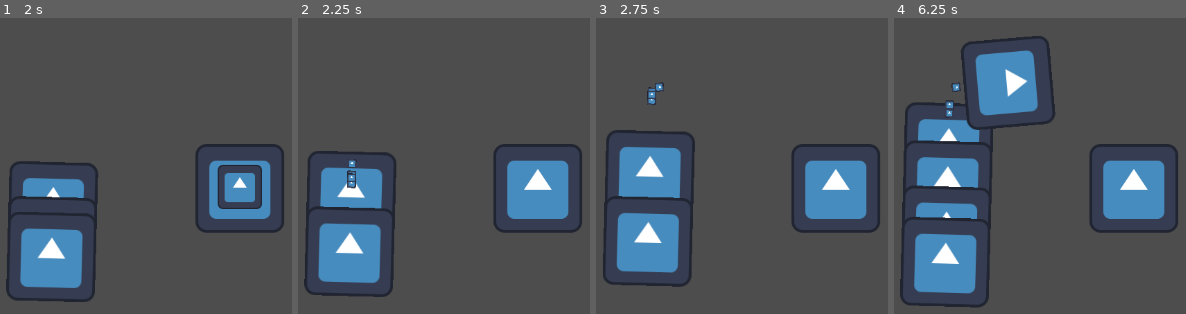
Above: before the commit, frames 1-4 (left to right).
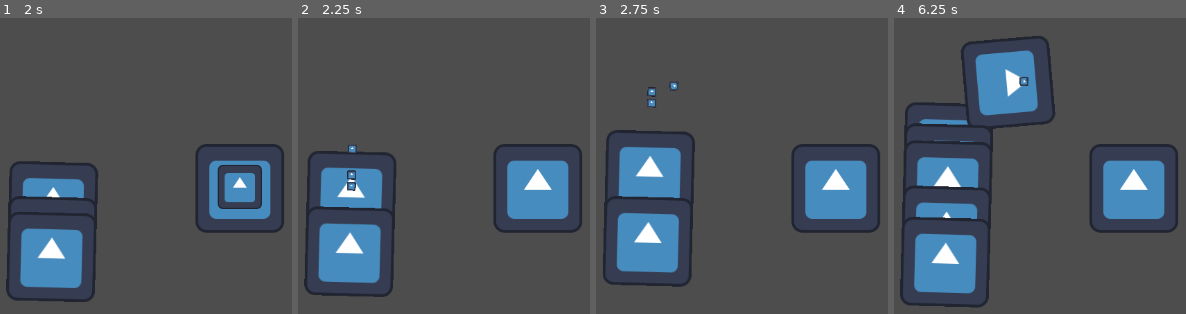
Above: after the commit, the same moments.

Repository: mosimosi2008/the-tower-offense-game
Game: Godot game, scene res://Miscellaneous/Tests/test_scene.tscn
Same seed, same stepped clock (60 frames per second), same inputs: the game is played once before the commit and once after it. Before the commit the project starts from res://test_scene.tscn. The engine's default icon, where the game draws it, is replaced by a stand-in: a white triangle on a blue panel in a dark square.
Inputs:
- Up to frame 1 (2 s): tap Enter (ui_accept) at 0.5, 0.77, 1.52 s; hold Up (ui_up) from 0.53 s (still down)
- Up to frame 2 (2.25 s): release Up (ui_up) at 2.03 s; hold Left (ui_left) from 2.03 s (still down)
- Up to frame 3 (2.75 s): keep holding Left (ui_left)
- Up to frame 4 (6.25 s): tap Enter (ui_accept) at 3.02, 3.77, 4.52, 6.02 s; release Left (ui_left) at 3.53 s; hold Down (ui_down) 3.53-4.28 s; hold Up (ui_up) from 4.28 s (still down)

Frame 1 is identical in both runs. In frame 2, 0.2% of the frame differs, in the area x 16-21%, y 42-59%; in frame 3, 0.2%; in frame 4, 1.5%, in the area x 4-47%, y 19-42%.

Commit message:
Add files via upload

Diff:
--- /dev/null
+++ b/a-tower-offence-game-/Archer_Projectile.gd
@@ -0,0 +1 @@
+extends Projectile
--- /dev/null
+++ b/a-tower-offence-game-/Archer_Projectile.tscn
@@ -0,0 +1,25 @@
+[gd_scene load_steps=4 format=3 uid="uid://wugtna3vbobg"]
+
+[ext_resource type="Script" path="res://Archer_Projectile.gd" id="1_62h6a"]
+[ext_resource type="Texture2D" uid="uid://ctx3qnccupo4l" path="res://icon.svg" id="2_m3mie"]
+
+[sub_resource type="CapsuleShape2D" id="CapsuleShape2D_681l0"]
+radius = 42.0
+height = 86.0
+
+[node name="Archer_Projectile" type="Node2D"]
+script = ExtResource("1_62h6a")
+damage = 50
+airspeed = 0.4
+max_pierce = 3
+max_lifetime = 500.0
+metadata/_edit_group_ = true
+
+[node name="HitBox" type="Area2D" parent="."]
+
+[node name="CollisionShape2D" type="CollisionShape2D" parent="HitBox"]
+shape = SubResource("CapsuleShape2D_681l0")
+
+[node name="Sprite2D" type="Sprite2D" parent="."]
+scale = Vector2(0.25, 0.25)
+texture = ExtResource("2_m3mie")
--- /dev/null
+++ b/a-tower-offence-game-/Bots/BoomBot/boom_bot.gd
@@ -0,0 +1,21 @@
+extends Bot
+
+
+
+var stun_time: float = 1
+var areas
+func on_death():
+	self.set_process(false)
+	shockwave()
+	await get_tree().create_timer(0.2).timeout
+	super.on_death()
+
+func shockwave():
+	$Sprite2D.visible = false
+	$Hitbox.visible = true
+	areas = $Hitbox.get_overlapping_areas()
+	for area in areas:
+		if area.get_parent() is Tower:
+			#Maybe check for walls?
+
+			find_parent("Main").stun(stun_time, area.get_parent())
--- /dev/null
+++ b/a-tower-offence-game-/Bots/BoomBot/boom_bot.tscn
@@ -0,0 +1,34 @@
+[gd_scene load_steps=5 format=3 uid="uid://v4pgqv47la"]
+
+[ext_resource type="Script" path="res://Bots/BoomBot/boom_bot.gd" id="1_8fmoe"]
+[ext_resource type="Texture2D" uid="uid://ctx3qnccupo4l" path="res://icon.svg" id="2_3gtvb"]
+
+[sub_resource type="CircleShape2D" id="CircleShape2D_jcxs2"]
+radius = 59.439
+
+[sub_resource type="RectangleShape2D" id="RectangleShape2D_nxsr7"]
+
+[node name="BoomBot" type="PathFollow2D" groups=["Bot"]]
+loop = false
+script = ExtResource("1_8fmoe")
+max_health = 20
+move_speed = 2.0
+cog_cost = 50
+
+[node name="Sprite2D" type="Sprite2D" parent="." groups=["Bot"]]
+rotation = 1.5708
+texture = ExtResource("2_3gtvb")
+
+[node name="Hitbox" type="Area2D" parent="."]
+visible = false
+collision_layer = 0
+collision_mask = 4
+
+[node name="CollisionShape2D" type="CollisionShape2D" parent="Hitbox"]
+shape = SubResource("CircleShape2D_jcxs2")
+
+[node name="Hurtbox" type="Area2D" parent="."]
+collision_mask = 2
+
+[node name="CollisionShape2D" type="CollisionShape2D" parent="Hurtbox"]
+shape = SubResource("RectangleShape2D_nxsr7")
--- /dev/null
+++ b/a-tower-offence-game-/Bots/ChildBot/child_bot.tscn
@@ -0,0 +1,23 @@
+[gd_scene load_steps=4 format=3 uid="uid://b1ce7dj2gvc4g"]
+
+[ext_resource type="Script" path="res://Bots/Class Template/Bot.gd" id="1_6oi6p"]
+[ext_resource type="Texture2D" uid="uid://ctx3qnccupo4l" path="res://icon.svg" id="2_dxbmo"]
+
+[sub_resource type="RectangleShape2D" id="RectangleShape2D_p312r"]
+
+[node name="ChildBot" type="PathFollow2D"]
+script = ExtResource("1_6oi6p")
+max_health = 10
+move_speed = 4.0
+cog_cost = 10
+
+[node name="Sprite2D" type="Sprite2D" parent="." groups=["Bot"]]
+rotation = 1.5708
+scale = Vector2(0.1, 0.1)
+texture = ExtResource("2_dxbmo")
+
+[node name="Hurtbox" type="Area2D" parent="."]
+collision_mask = 2
+
+[node name="CollisionShape2D" type="CollisionShape2D" parent="Hurtbox"]
+shape = SubResource("RectangleShape2D_p312r")
--- /dev/null
+++ b/a-tower-offence-game-/Bots/Class Template/Bot.gd
@@ -0,0 +1,64 @@
+extends PathFollow2D
+class_name Bot
+
+
+signal bot_death
+signal bot_finish
+signal bot_hit
+
+@export var max_health: int
+@export var move_speed: float
+@export var cog_cost: int
+@export var cog_return: float
+
+
+var health: int
+var hit_log: Array = []
+var proj
+const BASE_SPEED: float = 1
+
+func _ready() -> void:
+	self.loop = false
+	health = max_health
+	find_child("Hurtbox").area_entered.connect(get_hit)
+
+
+
+# Called every frame. 'delta' is the elapsed time since the previous frame.
+func _process(delta: float) -> void:
+	progress += BASE_SPEED*move_speed
+	if progress_ratio >= 1:
+		finish()
+	behaviour(delta)
+
+func behaviour(delta):
+	pass
+
+
+func take_damage(damage):
+	health-= damage
+	if health <= 0:
+		health = 0
+		on_death()
+
+
+
+func finish():
+	bot_finish.emit(cog_cost*cog_return)
+	self.queue_free()
+
+func get_hit(area):
+	proj = area.get_parent()
+	if proj not in hit_log:
+		hit_log.append(proj)
+		take_damage(proj.damage)
+
+func on_death() -> void:
+	bot_death.emit()
+	self.queue_free()
+
+func heal(healing):
+	if health != 0:
+		health += healing
+		if health >= max_health:
+			health = max_health
--- /dev/null
+++ b/a-tower-offence-game-/Bots/HealBot/heal_bot.gd
@@ -0,0 +1,12 @@
+extends Bot
+
+var bot_hitboxes: Array[Area2D]
+var timer = 0
+func behaviour(delta):
+	timer += delta
+	if timer >= 1:
+		bot_hitboxes = $HealBox.get_overlapping_areas()
+		for bot in bot_hitboxes:
+			if bot!= $Hurtbox:
+				bot.get_parent().heal(1)
+		timer = 0
--- /dev/null
+++ b/a-tower-offence-game-/Bots/HealBot/heal_bot.tscn
@@ -0,0 +1,32 @@
+[gd_scene load_steps=5 format=3 uid="uid://c767vqha1r5x8"]
+
+[ext_resource type="Script" path="res://Bots/HealBot/heal_bot.gd" id="1_4cysi"]
+[ext_resource type="Texture2D" uid="uid://ctx3qnccupo4l" path="res://icon.svg" id="2_8d0nb"]
+
+[sub_resource type="CircleShape2D" id="CircleShape2D_ry1kx"]
+radius = 93.086
+
+[sub_resource type="RectangleShape2D" id="RectangleShape2D_kudby"]
+
+[node name="HealBot" type="PathFollow2D" groups=["Bot"]]
+loop = false
+script = ExtResource("1_4cysi")
+max_health = 10
+move_speed = 1.0
+cog_cost = 50
+
+[node name="Sprite2D" type="Sprite2D" parent="."]
+rotation = 1.5708
+texture = ExtResource("2_8d0nb")
+
+[node name="HealBox" type="Area2D" parent="."]
+collision_layer = 0
+
+[node name="CollisionShape2D" type="CollisionShape2D" parent="HealBox"]
+shape = SubResource("CircleShape2D_ry1kx")
+
+[node name="Hurtbox" type="Area2D" parent="." groups=["Bot"]]
+collision_mask = 2
+
+[node name="CollisionShape2D" type="CollisionShape2D" parent="Hurtbox"]
+shape = SubResource("RectangleShape2D_kudby")
--- /dev/null
+++ b/a-tower-offence-game-/Bots/MomBot/mom_bot.gd
@@ -0,0 +1,12 @@
+extends Bot
+
+signal mom_bot_death
+var child = preload("uid://b1ce7dj2gvc4g")
+var children: Array[Bot] = []
+func on_death():
+	for i in range(4):
+		children.append(child.instantiate())
+		children[i].progress = self.progress + randf_range(0,100)
+		get_parent().add_child(children[i])
+	mom_bot_death.emit(children)
+	super.on_death()
--- /dev/null
+++ b/a-tower-offence-game-/Bots/MomBot/mom_bot.tscn
@@ -0,0 +1,24 @@
+[gd_scene load_steps=4 format=3 uid="uid://emtn7fi6irv6"]
+
+[ext_resource type="Script" path="res://Bots/MomBot/mom_bot.gd" id="1_s6lu1"]
+[ext_resource type="Texture2D" uid="uid://ctx3qnccupo4l" path="res://icon.svg" id="2_ovf7x"]
+
+[sub_resource type="RectangleShape2D" id="RectangleShape2D_caqmt"]
+size = Vector2(91, 92)
+
+[node name="MomBot" type="PathFollow2D"]
+script = ExtResource("1_s6lu1")
+max_health = 50
+move_speed = 0.5
+cog_cost = 100
+
+[node name="Sprite2D" type="Sprite2D" parent="."]
+rotation = 1.5708
+texture = ExtResource("2_ovf7x")
+
+[node name="Hurtbox" type="Area2D" parent="." groups=["Bot"]]
+collision_mask = 2
+
+[node name="CollisionShape2D" type="CollisionShape2D" parent="Hurtbox"]
+position = Vector2(-0.5, 1)
+shape = SubResource("RectangleShape2D_caqmt")
--- /dev/null
+++ b/a-tower-offence-game-/Bots/PopBot/pop_bot.tscn
@@ -0,0 +1,24 @@
+[gd_scene load_steps=4 format=3 uid="uid://bovma4wp2rk2r"]
+
+[ext_resource type="Script" path="res://Bots/Class Template/Bot.gd" id="1_5bu8c"]
+[ext_resource type="Texture2D" uid="uid://ctx3qnccupo4l" path="res://icon.svg" id="2_mkyah"]
+
+[sub_resource type="RectangleShape2D" id="RectangleShape2D_rxnej"]
+size = Vector2(115, 115)
+
+[node name="PopBot" type="PathFollow2D" groups=["Bot", "Pop_Bot"]]
+script = ExtResource("1_5bu8c")
+max_health = 999
+move_speed = 1.0
+cog_cost = 40
+
+[node name="Sprite2D" type="Sprite2D" parent="."]
+rotation = 1.5708
+texture = ExtResource("2_mkyah")
+
+[node name="Hurtbox" type="Area2D" parent="."]
+collision_mask = 2
+
+[node name="CollisionShape2D" type="CollisionShape2D" parent="Hurtbox"]
+position = Vector2(-0.5, -0.5)
+shape = SubResource("RectangleShape2D_rxnej")
--- a/a-tower-offence-game-/Main.gd
+++ b/a-tower-offence-game-/Main.gd
@@ -39,7 +39,7 @@
 	pass
 
 func test_projectile():
-	var proj = preload("res://test_projectile.tscn").instantiate()
+	var proj = preload("res://Miscellaneous/Tests/test_projectile.tscn").instantiate()
 	proj.position = Vector2(10, 300)
 	proj.direction = Vector2(1, 0)
 	add_child(proj)
--- /dev/null
+++ b/a-tower-offence-game-/Miscellaneous/Tests/test_bot.tscn
@@ -0,0 +1,23 @@
+[gd_scene load_steps=4 format=3 uid="uid://cdv3bxyerik2f"]
+
+[ext_resource type="Script" path="res://Bots/Class Template/Bot.gd" id="1_5qcvw"]
+[ext_resource type="Texture2D" uid="uid://ctx3qnccupo4l" path="res://icon.svg" id="2_mptcw"]
+
+[sub_resource type="RectangleShape2D" id="RectangleShape2D_f8jl4"]
+
+[node name="TestBot" type="PathFollow2D" groups=["Bot"]]
+script = ExtResource("1_5qcvw")
+max_health = 20
+move_speed = 1.0
+cog_cost = 10
+
+[node name="Sprite2D" type="Sprite2D" parent="."]
+rotation = 1.5708
+scale = Vector2(0.25, 0.25)
+texture = ExtResource("2_mptcw")
+
+[node name="Hurtbox" type="Area2D" parent="." groups=["Bot"]]
+collision_mask = 2
+
+[node name="CollisionShape2D" type="CollisionShape2D" parent="Hurtbox"]
+shape = SubResource("RectangleShape2D_f8jl4")
--- /dev/null
+++ b/a-tower-offence-game-/Miscellaneous/Tests/test_projectile.tscn
@@ -0,0 +1,26 @@
+[gd_scene load_steps=4 format=3 uid="uid://bp1d62qnrtb3w"]
+
+[ext_resource type="Script" path="res://Projectiles/Class Template/Projectile.gd" id="1_ewgdd"]
+[ext_resource type="Texture2D" uid="uid://ctx3qnccupo4l" path="res://icon.svg" id="2_qrw6v"]
+
+[sub_resource type="CapsuleShape2D" id="CapsuleShape2D_hs6mh"]
+radius = 33.0
+height = 90.0
+
+[node name="TestProj" type="Node2D"]
+script = ExtResource("1_ewgdd")
+damage = 30
+airspeed = 0.5
+max_pierce = 5
+max_lifetime = 10.0
+
+[node name="Hitbox" type="Area2D" parent="."]
+collision_layer = 2
+
+[node name="CollisionShape2D" type="CollisionShape2D" parent="Hitbox"]
+shape = SubResource("CapsuleShape2D_hs6mh")
+
+[node name="Sprite2D" type="Sprite2D" parent="."]
+position = Vector2(0, -2)
+scale = Vector2(0.5, 0.5)
+texture = ExtResource("2_qrw6v")
--- /dev/null
+++ b/a-tower-offence-game-/Miscellaneous/Tests/test_scene.tscn
@@ -0,0 +1,19 @@
+[gd_scene load_steps=4 format=3 uid="uid://dfl46n6sxsxqi"]
+
+[ext_resource type="Script" path="res://Main.gd" id="1_f1mfh"]
+[ext_resource type="PackedScene" uid="uid://bcj7lbenpy2t7" path="res://Miscellaneous/Tests/test_tower.tscn" id="2_nutyx"]
+
+[sub_resource type="Curve2D" id="Curve2D_8tvs1"]
+_data = {
+"points": PackedVector2Array(0, 0, 0, 0, 218, 444, 0, 0, 0, 0, 225, 186, 0, 0, 0, 0, 489, 163, 0, 0, 0, 0, 489, 586, 0, 0, 0, 0, 486, 586, 0, 0, 0, 0, 823, 158, 0, 0, 0, 0, 834, 650)
+}
+point_count = 7
+
+[node name="Main" type="Node2D"]
+script = ExtResource("1_f1mfh")
+
+[node name="Path2D" type="Path2D" parent="."]
+curve = SubResource("Curve2D_8tvs1")
+
+[node name="TestTower" parent="." instance=ExtResource("2_nutyx")]
+position = Vector2(490, 331)
--- /dev/null
+++ b/a-tower-offence-game-/Miscellaneous/Tests/test_tower.tscn
@@ -0,0 +1,41 @@
+[gd_scene load_steps=6 format=3 uid="uid://bcj7lbenpy2t7"]
+
+[ext_resource type="Script" path="res://Tower/Class Template/Tower.gd" id="1_54pj5"]
+[ext_resource type="PackedScene" uid="uid://bp1d62qnrtb3w" path="res://Miscellaneous/Tests/test_projectile.tscn" id="2_bc881"]
+[ext_resource type="Texture2D" uid="uid://ctx3qnccupo4l" path="res://icon.svg" id="2_rsar1"]
+
+[sub_resource type="CircleShape2D" id="CircleShape2D_h4qkl"]
+radius = 299.328
+
+[sub_resource type="RectangleShape2D" id="RectangleShape2D_fw3py"]
+size = Vector2(92, 89)
+
+[node name="TestTower" type="Node2D" node_paths=PackedStringArray("detection_area", "ray_cast")]
+script = ExtResource("1_54pj5")
+detection_area = NodePath("Detection")
+ray_cast = NodePath("RayCast2D")
+projectile = ExtResource("2_bc881")
+max_cooldown = 1.0
+
+[node name="Detection" type="Area2D" parent="."]
+collision_layer = 0
+
+[node name="CollisionShape2D" type="CollisionShape2D" parent="Detection"]
+shape = SubResource("CircleShape2D_h4qkl")
+
+[node name="Sprite2D" type="Sprite2D" parent="."]
+texture = ExtResource("2_rsar1")
+
+[node name="RayCast2D" type="RayCast2D" parent="."]
+collision_mask = 8
+hit_from_inside = true
+collide_with_areas = true
+collide_with_bodies = false
+
+[node name="Hurtbox" type="Area2D" parent="."]
+collision_layer = 4
+collision_mask = 0
+
+[node name="CollisionShape2D" type="CollisionShape2D" parent="Hurtbox"]
+position = Vector2(0, -0.5)
+shape = SubResource("RectangleShape2D_fw3py")
--- /dev/null
+++ b/a-tower-offence-game-/Miscellaneous/UI/in_game_ui.tscn
@@ -0,0 +1,9 @@
+[gd_scene format=3 uid="uid://fovmvenmdjd5"]
+
+[node name="InGameUI" type="Control"]
+layout_mode = 3
+anchors_preset = 15
+anchor_right = 1.0
+anchor_bottom = 1.0
+grow_horizontal = 2
+grow_vertical = 2
--- /dev/null
+++ b/a-tower-offence-game-/Projectiles/Class Template/Projectile.gd
@@ -0,0 +1,61 @@
+#To make a new projectile type, make a new scene with the base node being a projectile
+#Add an area named "Hitbox"(This is important) and all that Jazz
+#To add extra logic to a projectile, attach a script that extends "Projectile" - DO NOT alter this script for behaviour specific to one projectile
+#If the projectile should have unique behaviour during flight, program this under a function you name "behaviour"
+#If the projectile should have unique behaviour on hit, program this under a function you name "on_hit_behaviour"
+#If the projectile should have unique behaviour when it is destroyed, program this under a function you name "destroy" and follow this code(but still within the function) with "self.queue_free()"
+
+
+extends Node2D
+
+class_name Projectile
+
+@export var damage: int
+@export var airspeed: float
+@export var can_pass_walls: bool
+@export var max_pierce: int
+@export var max_lifetime: float
+@export var HitBox: Area2D
+
+var lifetime: float = 0
+var pierce: int
+var direction: Vector2
+var hit_log: Array = []
+var bot
+
+
+func _ready() -> void:
+	#Pierce referes to how many bots the attack goes through before expiring
+	pierce = max_pierce
+	#Connect the hitbox entered to the on_hit
+	find_child("Hitbox").area_entered.connect(on_hit)
+
+
+
+func _process(delta: float) -> void:
+	global_position += direction * airspeed
+	lifetime += delta
+	if lifetime >= max_lifetime:
+		destroy()
+	behaviour()
+
+func on_hit(area):
+	#check if bot has already been hit
+	bot = area.get_parent()
+	if bot not in hit_log:
+		hit_log.append(bot)
+		#hit bot
+		on_hit_behaviour()
+		pierce-=1
+		if pierce <= 0:
+			destroy()
+
+func destroy():
+	self.queue_free()
+
+
+func on_hit_behaviour():
+	pass
+
+func behaviour():
+	pass
--- /dev/null
+++ b/a-tower-offence-game-/Projectiles/Class Template/Projectile.tscn
@@ -0,0 +1,21 @@
+[gd_scene load_steps=4 format=3 uid="uid://dcxk5lwtaqfqf"]
+
+[ext_resource type="Script" path="res://Projectiles/Class Template/Projectile.gd" id="1_rotcw"]
+[ext_resource type="Texture2D" uid="uid://ctx3qnccupo4l" path="res://icon.svg" id="2_aqi0x"]
+
+[sub_resource type="CapsuleShape2D" id="CapsuleShape2D_hs6mh"]
+radius = 33.0
+height = 90.0
+
+[node name="Projectile" type="Node2D"]
+script = ExtResource("1_rotcw")
+
+[node name="Area2D" type="Area2D" parent="."]
+
+[node name="CollisionShape2D" type="CollisionShape2D" parent="Area2D"]
+shape = SubResource("CapsuleShape2D_hs6mh")
+
+[node name="Icon" type="Sprite2D" parent="."]
+position = Vector2(0, -2)
+scale = Vector2(0.5, 0.5)
+texture = ExtResource("2_aqi0x")
--- /dev/null
+++ b/a-tower-offence-game-/Tower/Class Template/Tower.gd
@@ -0,0 +1,73 @@
+#To make a new tower type make a new scene with the root node being of the tower class
+#Drag the projectile scene file for the desired projectile file from the bottom left explorer into the projecting variable export
+#add a raycast2d node as well as an area 2d Node and assign these to their export variables as well as denoting a cooldown
+
+
+
+extends Node2D
+class_name Tower
+
+@export var detection_area : Area2D
+@export var ray_cast: RayCast2D
+@export var projectile: PackedScene
+@export var max_cooldown: float
+
+
+var cooldown_timer: float
+var attack_speed: float
+var areas: Array[Area2D]
+var bot: Bot
+var target: Bot
+var dir
+
+
+
+func _ready() -> void:
+	cooldown_timer = max_cooldown#
+
+
+
+# Called every frame. 'delta' is the elapsed time since the previous frame.
+func _process(delta: float) -> void:
+
+	cooldown_timer-= delta
+
+	if cooldown_timer <= 0:
+		cooldown_timer = 0
+		attack()
+
+
+func attack():
+	#Find all areas in detection
+	areas = detection_area.get_overlapping_areas()
+	for area in areas:
+		bot = area.get_parent()
+		#Target RayCast at bot
+		ray_cast.target_position = bot.global_position-ray_cast.global_position
+		if !ray_cast.is_colliding():
+			if !target:
+				target = bot
+			elif target.is_in_group("Pop_Bot") and !bot.is_in_group("Pop_Bot"):
+				target = bot
+			elif bot.progress > target.progress:
+				#PopBot logic
+				if !bot.is_in_group("Pop_Bot") or (target.is_in_group("Pop_Bot") and bot.is_in_group("Pop_Bot")):
+					target = bot
+
+	#After found target:
+	if target:
+		dir = target.global_position-self.global_position
+		var proj = projectile.instantiate()
+		proj.direction = dir
+		add_child(proj)
+		target = null
+		bot = null
+		cooldown_timer = max_cooldown
+
+	else:
+		cooldown_timer = 0.1
+
+func stun(time):
+	self.set_process(false)
+	await get_tree().create_timer(time).timeout
+	self.set_process(true)
--- /dev/null
+++ b/a-tower-offence-game-/Tower/Class Template/Tower.tscn
@@ -0,0 +1,6 @@
+[gd_scene load_steps=2 format=3 uid="uid://piqw0icf1hyl"]
+
+[ext_resource type="Script" path="res://Tower/Class Template/Tower.gd" id="1_td3kc"]
+
+[node name="Node2D" type="Node2D"]
+script = ExtResource("1_td3kc")
--- /dev/null
+++ b/a-tower-offence-game-/Tower/Peasant/Peasant.gd
@@ -0,0 +1,3 @@
+extends Tower
+
+class_name Peasant
--- /dev/null
+++ b/a-tower-offence-game-/Tower/Peasant/Peasant.tscn
@@ -0,0 +1,36 @@
+[gd_scene load_steps=6 format=3 uid="uid://dkl2f4s618klq"]
+
+[ext_resource type="Script" path="res://Tower/Peasant/Peasant.gd" id="1_soile"]
+[ext_resource type="PackedScene" uid="uid://dcxk5lwtaqfqf" path="res://Projectiles/Class Template/Projectile.tscn" id="2_iepl5"]
+[ext_resource type="Texture2D" uid="uid://ctx3qnccupo4l" path="res://icon.svg" id="3_y8eyr"]
+
+[sub_resource type="CapsuleShape2D" id="CapsuleShape2D_dng7i"]
+radius = 38.0
+height = 76.0
+
+[sub_resource type="CapsuleShape2D" id="CapsuleShape2D_vxetq"]
+radius = 38.0
+height = 76.0
+
+[node name="Tower" type="Node2D" node_paths=PackedStringArray("detection_area", "ray_cast")]
+script = ExtResource("1_soile")
+detection_area = NodePath("Detection")
+ray_cast = NodePath("RayCast2D")
+projectile = ExtResource("2_iepl5")
+max_cooldown = 10.0
+
+[node name="Detection" type="Area2D" parent="."]
+
+[node name="CollisionShape2D" type="CollisionShape2D" parent="Detection"]
+shape = SubResource("CapsuleShape2D_dng7i")
+
+[node name="RayCast2D" type="RayCast2D" parent="."]
+
+[node name="Hurtbox" type="Area2D" parent="."]
+
+[node name="CollisionShape2D" type="CollisionShape2D" parent="Hurtbox"]
+shape = SubResource("CapsuleShape2D_vxetq")
+
+[node name="Sprite2D" type="Sprite2D" parent="."]
+scale = Vector2(0.25, 0.25)
+texture = ExtResource("3_y8eyr")
--- /dev/null
+++ b/a-tower-offence-game-/Wizard_Projectile.gd
@@ -0,0 +1,5 @@
+extends Projectile
+
+func destroy():
+	areas = HitBox.get_overlapping_areas()
+	for area in areas:
--- /dev/null
+++ b/a-tower-offence-game-/Wizard_Projectile.tscn
@@ -0,0 +1,26 @@
+[gd_scene load_steps=4 format=3 uid="uid://i5qera7w2f0i"]
+
+[ext_resource type="Script" path="res://Wizard_Projectile.gd" id="1_156un"]
+[ext_resource type="Texture2D" uid="uid://ctx3qnccupo4l" path="res://icon.svg" id="2_ts5bq"]
+
+[sub_resource type="CapsuleShape2D" id="CapsuleShape2D_ycti4"]
+radius = 45.0
+height = 90.0
+
+[node name="Wizard_Projectile" type="Node2D"]
+script = ExtResource("1_156un")
+damage = null
+airspeed = null
+can_pass_walls = null
+max_pierce = null
+max_lifetime = null
+
+[node name="HitBox" type="Area2D" parent="."]
+
+[node name="CollisionShape2D" type="CollisionShape2D" parent="HitBox"]
+shape = SubResource("CapsuleShape2D_ycti4")
+metadata/_edit_group_ = true
+
+[node name="Sprite2D" type="Sprite2D" parent="."]
+scale = Vector2(0.25, 0.25)
+texture = ExtResource("2_ts5bq")
--- a/a-tower-offence-game-/project.godot
+++ b/a-tower-offence-game-/project.godot
@@ -11,7 +11,7 @@
 [application]
 
 config/name="A Tower Offence Game"
-run/main_scene="res://test_scene.tscn"
+run/main_scene="res://Miscellaneous/Tests/test_scene.tscn"
 config/features=PackedStringArray("4.3", "Forward Plus")
 config/icon="res://icon.svg"
 
